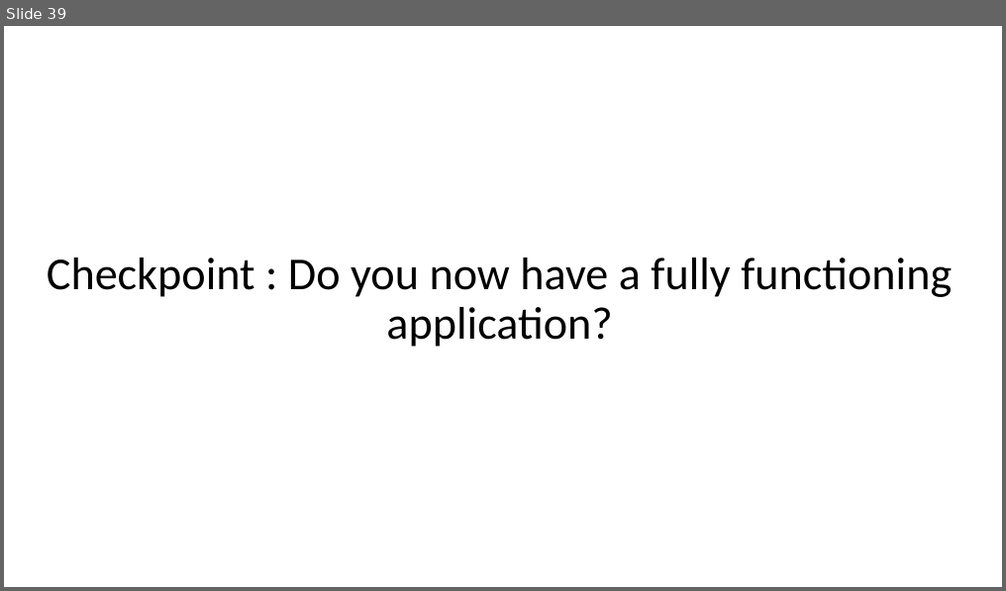
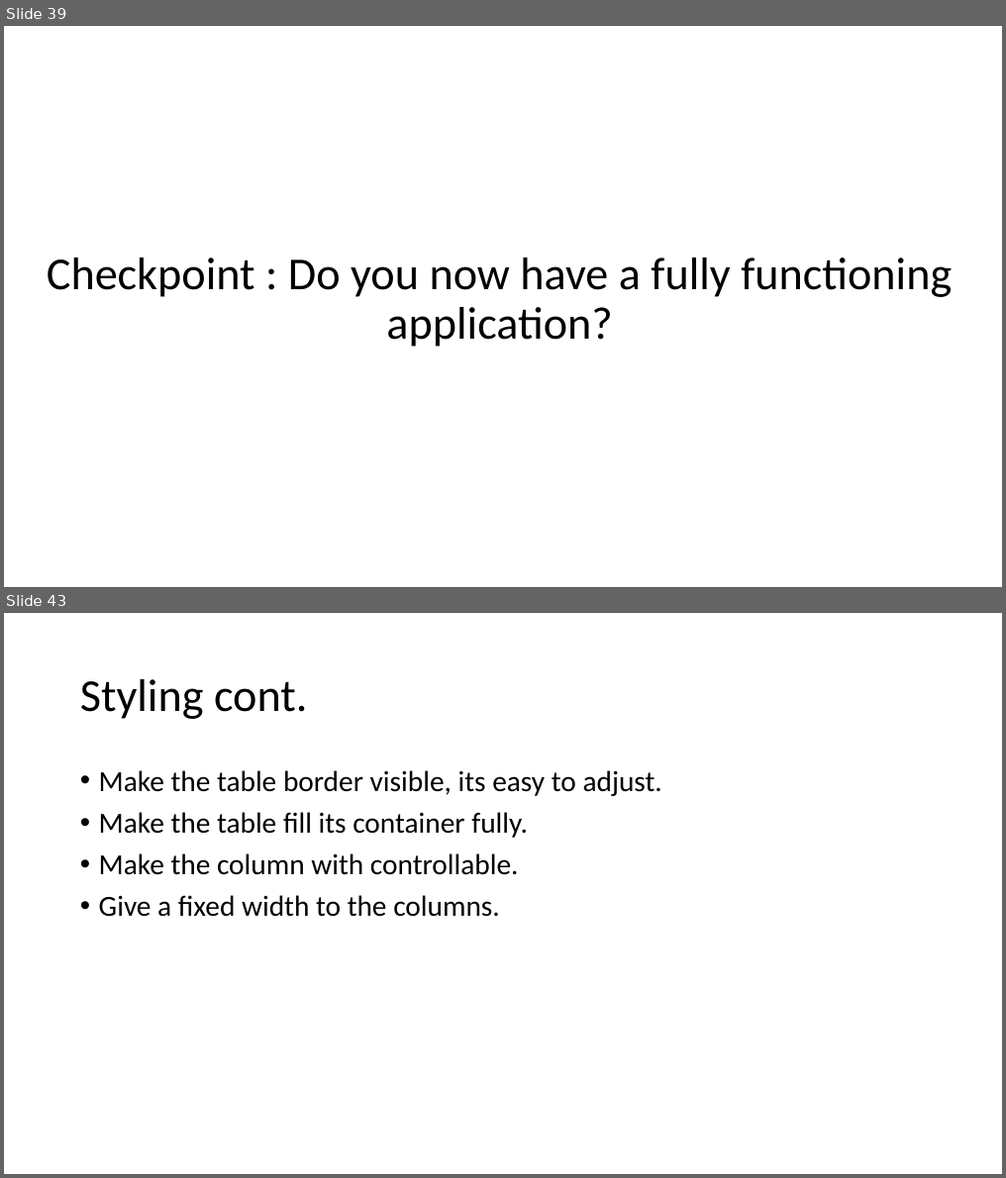
Before and after one commit to DivyaKampalli/movie-rating, a slide deck: Fullstack Tutorial.pptx. Shown one above the other, each under a label of ours: slide 39 before the commit, slides 39 and 43 after it; the slides between them are not shown. The pictures are 1006x591 and 1006x1178 pixels, drawn with LibreOffice and Linux fonts; fonts in the diff are those of the drawing. Boxes give left, top, right and bottom in pixels: in the first picture for what was removed or moved away, otherwise in the second. Text is boxed around its words. In the diff, an @@ line names an element or a change of style, - is before the commit and + after.

```diff
--- a/Fullstack Tutorial.pptx
+++ b/Fullstack Tutorial.pptx
@@ slide 43 added at [4,613,1002,1174], background #FFFFFF @@
@@ title added at [80,679,308,719], 44 pt, text #000000 @@
+Styling cont.
@@ text added at [99,770,662,917], 28 pt, text #000000 @@
+• Make the table border visible, its easy to adjust.
+• Make the table fill its container fully.
+• Make the column with controllable.
+• Give a fixed width to the columns.
```
Also in this commit, not shown: 1 slide changed, 16 other slides added, 3 other files.
